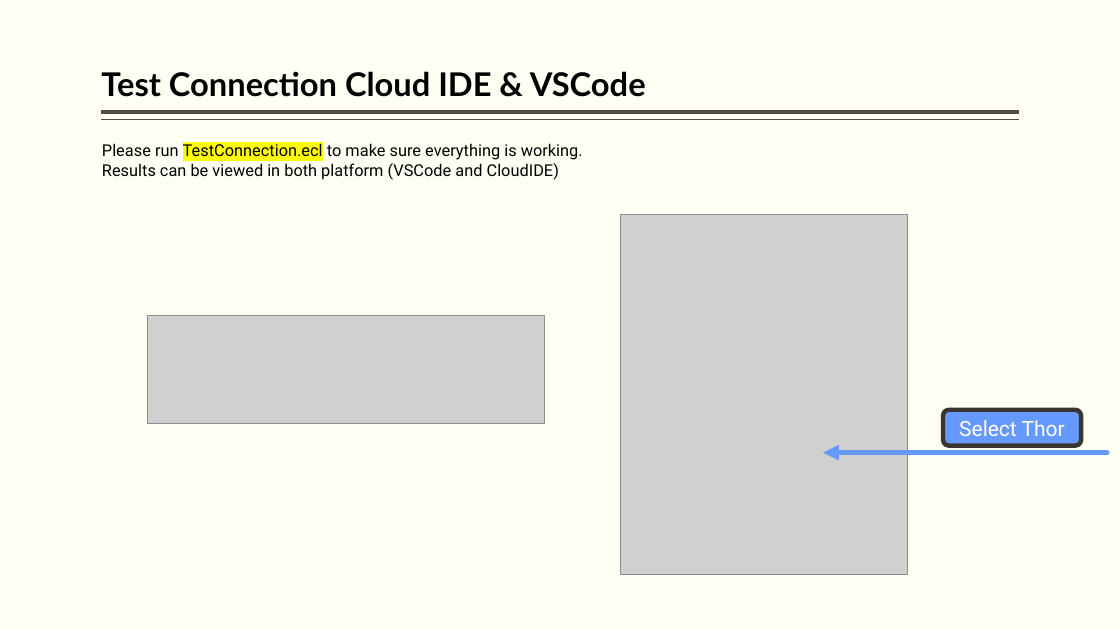
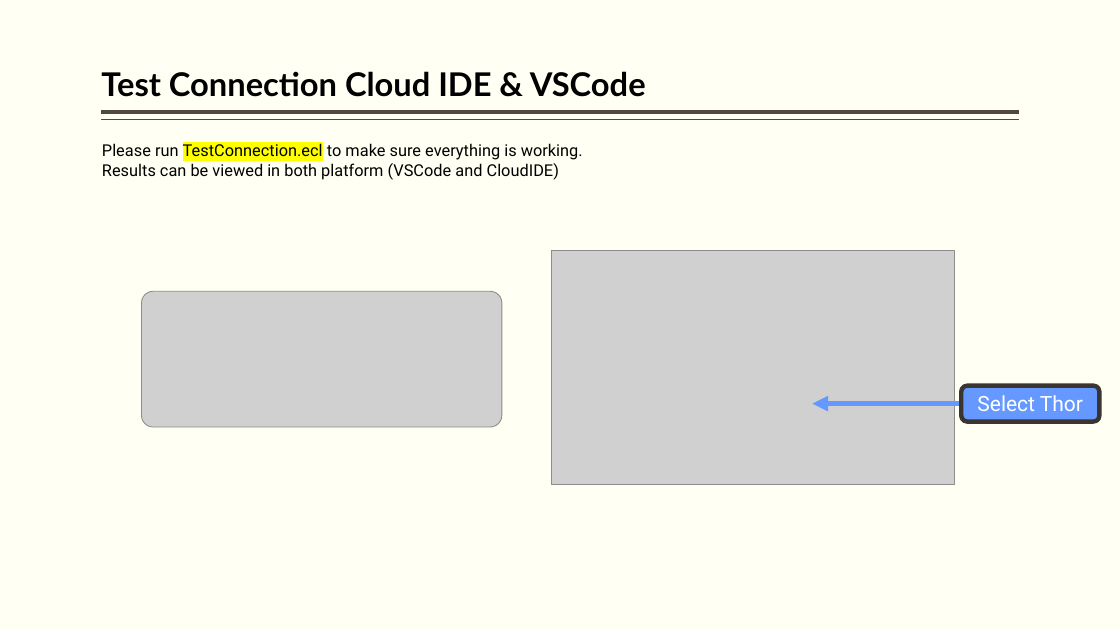
Before and after one commit to hpccsystems-solutions-lab/ScheduledFlights-Workshop, a slide deck: slide 32 of BigData-ECL.pptx (slide 30 before the commit). Drawn at 1120x630 pixels with LibreOffice and Linux fonts; fonts in the diff are those of the drawing; grey boxes stand for pictures. Boxes give left, top, right and bottom in pixels: in the first picture for what was removed or moved away, otherwise in the second. Text is boxed around its words. In the diff, an @@ line names an element or a change of style, - is before the commit and + after.

```diff
--- a/BigData-ECL.pptx
+++ b/BigData-ECL.pptx
@@ picture: place and size @@
-picture at [621, 215, 907, 575]
+picture at [552, 250, 954, 484]
@@ picture: place and size @@
-picture at [148, 315, 544, 423]
+picture at [141, 292, 502, 428]
@@ rounded rectangle "Select Thor": place and size @@
-rounded rectangle "Select Thor" at [944, 410, 1081, 446]
+rounded rectangle "Select Thor" at [961, 386, 1099, 422]
@@ arrow moved from (1107, 453) - (823, 453) to (1096, 403) - (812, 403) @@
```
Also in this commit, not shown: 15 other slides changed, 3 slides added, 1 slide removed, 6 other files.
